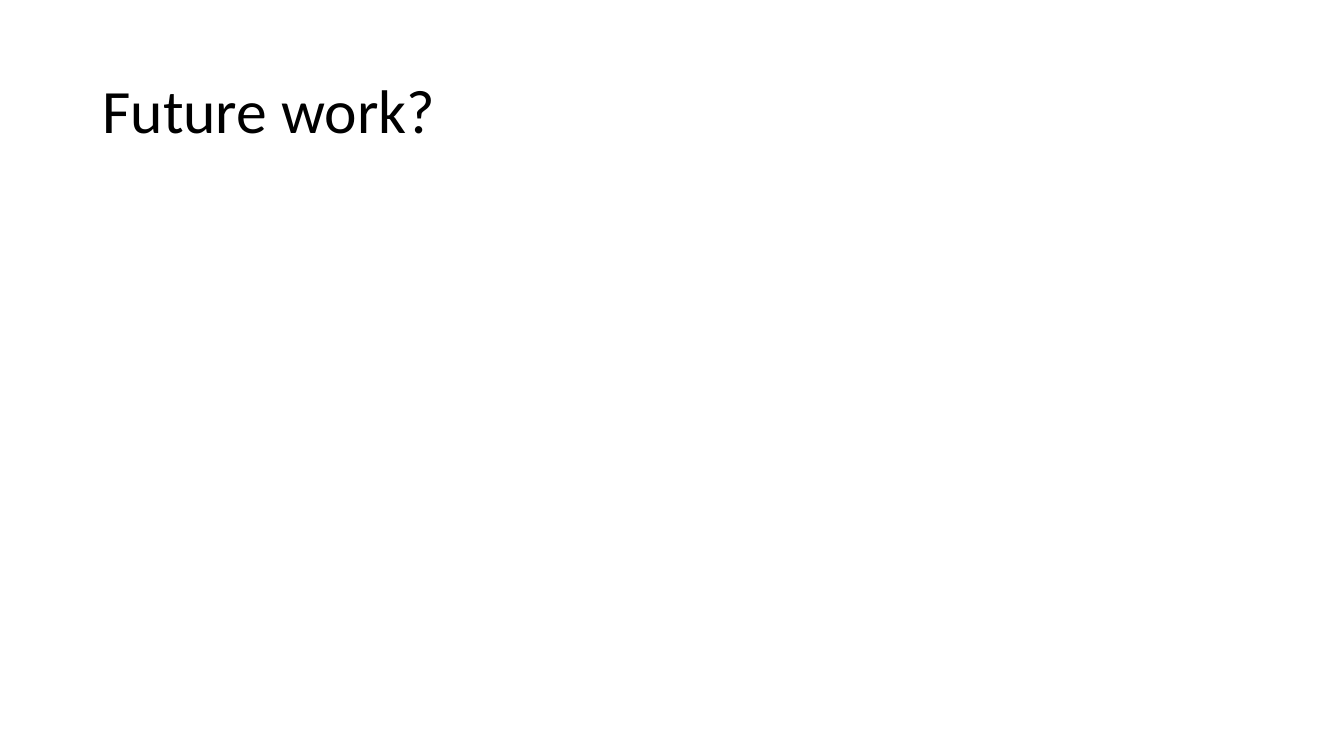
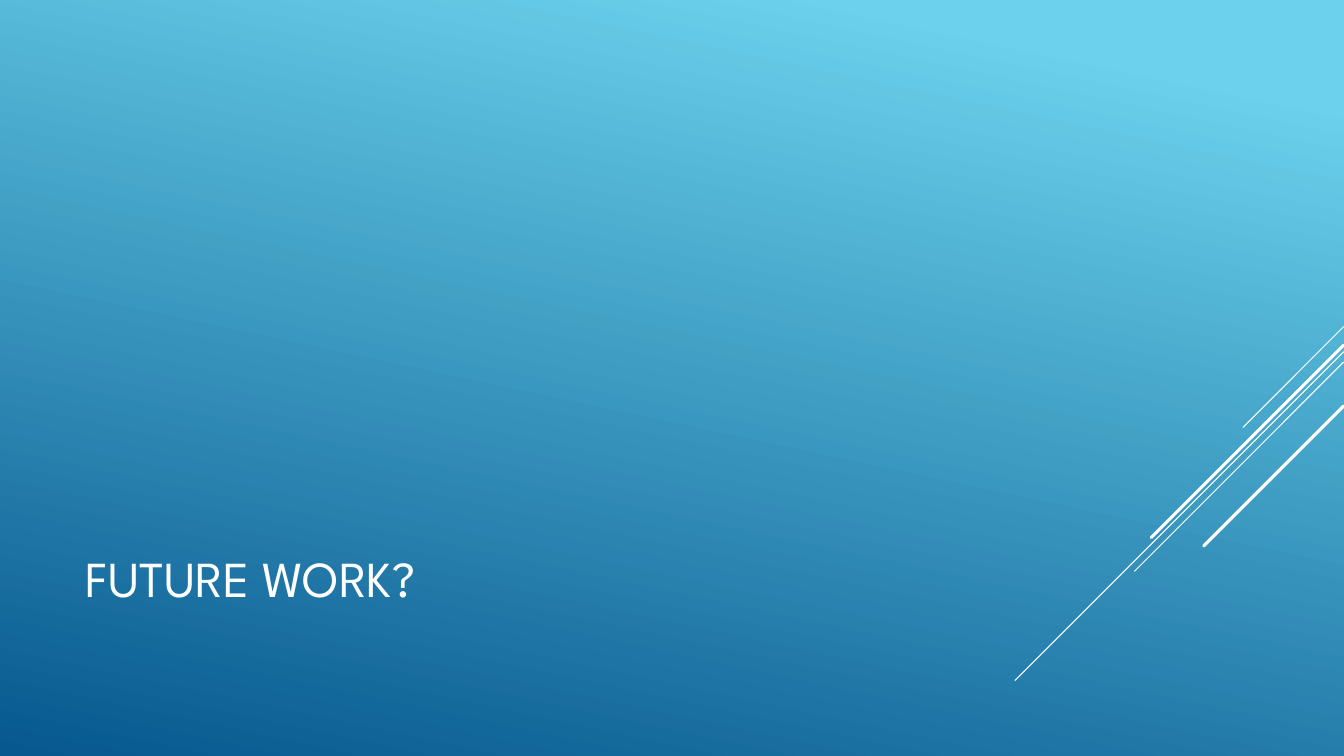
Before and after one commit to mgwerder/messageVortex, a slide deck: slide 9 of Varia/defence/defence_mark1.pptx (slide 8 before the commit). Drawn at 1344x756 pixels with LibreOffice and Linux fonts; fonts in the diff are those of the drawing. Boxes give left, top, right and bottom in pixels: in the first picture for what was removed or moved away, otherwise in the second. Text is boxed around its words. In the diff, an @@ line names an element or a change of style, - is before the commit and + after.

```diff
--- a/Varia/defence/defence_mark1.pptx
+++ b/Varia/defence/defence_mark1.pptx
@@ background #FFFFFF to gradient #6ED2EB to #06588E @@
@@ group added at (1015, 327, 1344, 681): 5 lines @@
@@ title at (86, 563, 415, 598): text changed; size 44 to 36 pt; font Calibri to League Spartan; text colour #000000 to #FFFFFF @@
-Future work?
+FUTURE WORK?
```
Also in this commit, not shown: 3 other slides changed, 5 slides added, 4 slides removed, 10 other files.
